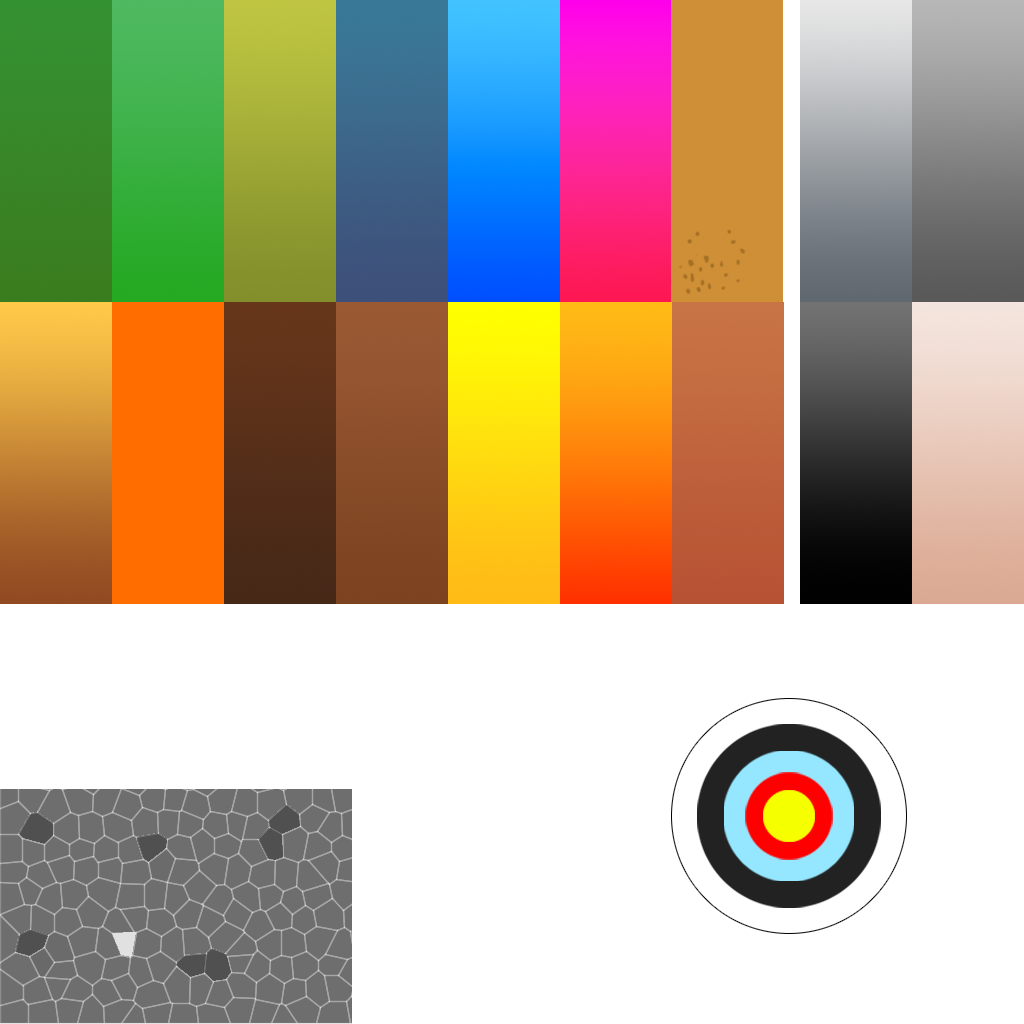
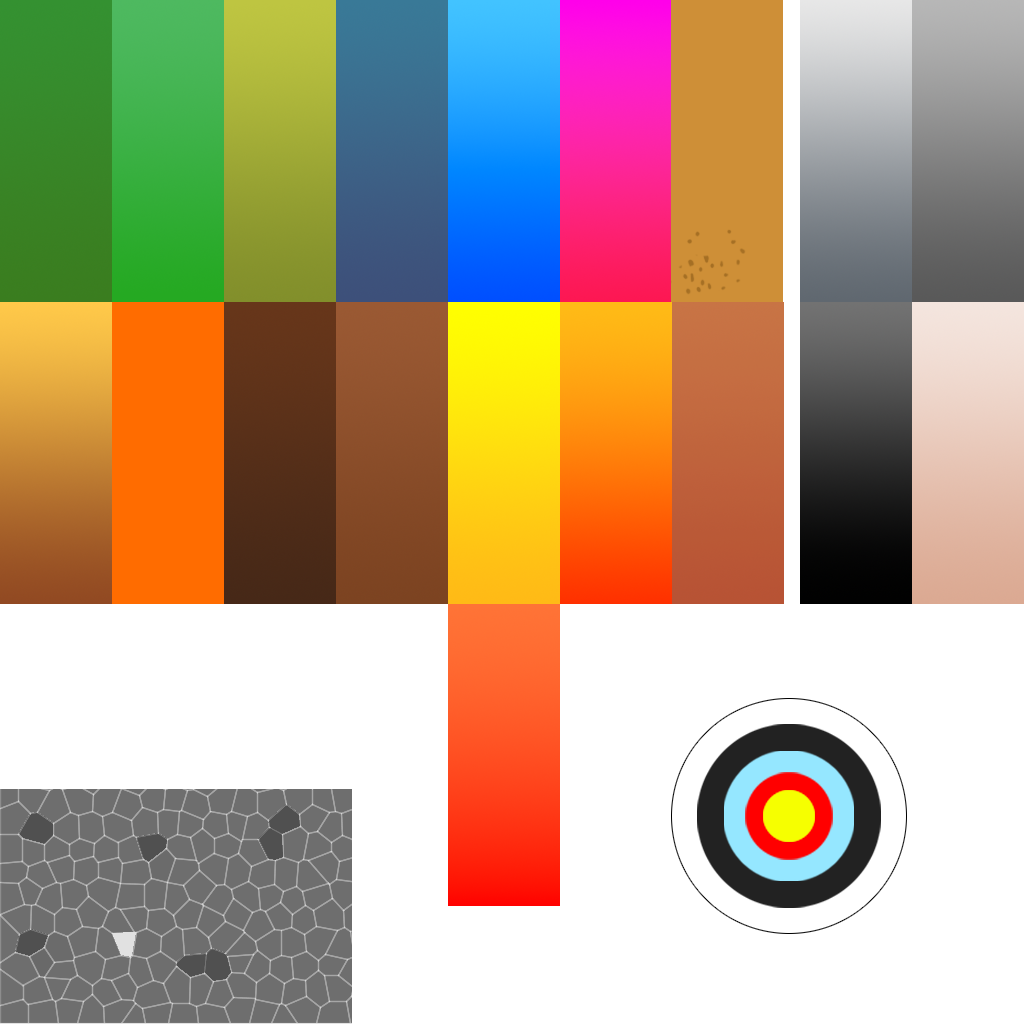
Two versions of the same layered image (1024×1024). Layer-by-layer changes:
added layer "Layer 1 copy 19" above "Layer 1 copy 13" over [448, 604, 560, 906]
